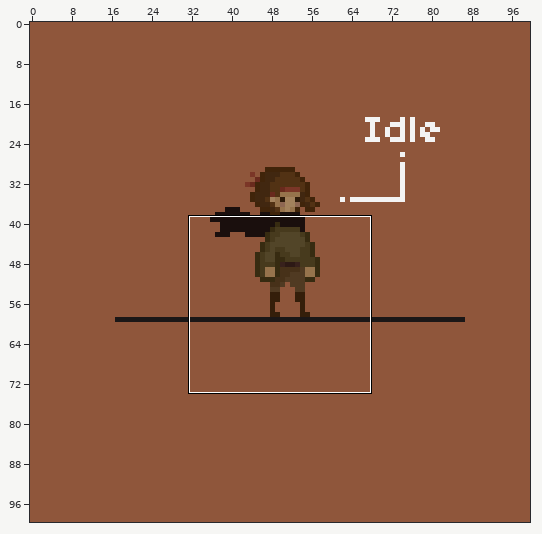
Edited in one commit: pixel-art file (img_01/animations/MC/New_OC_Idle.aseprite). Above: a wide view before the commit, with the close-up outlined.
Close-up. Before:
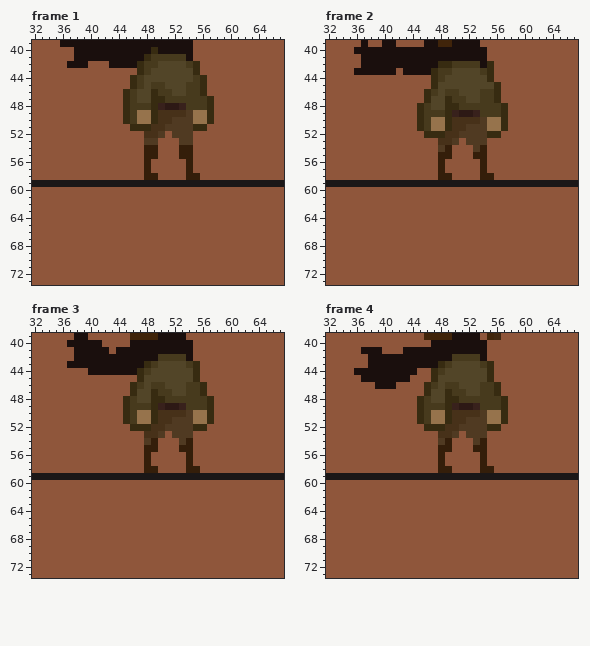
100x100 pixels, 7 frames. Shown: frame 1: x 32..67, y 39..73; frame 2: x 32..67, y 39..73; frame 3: x 32..67, y 39..73; frame 4: x 32..67, y 39..73. The commit also changed other frames or places, which this record leaves out.
New version:
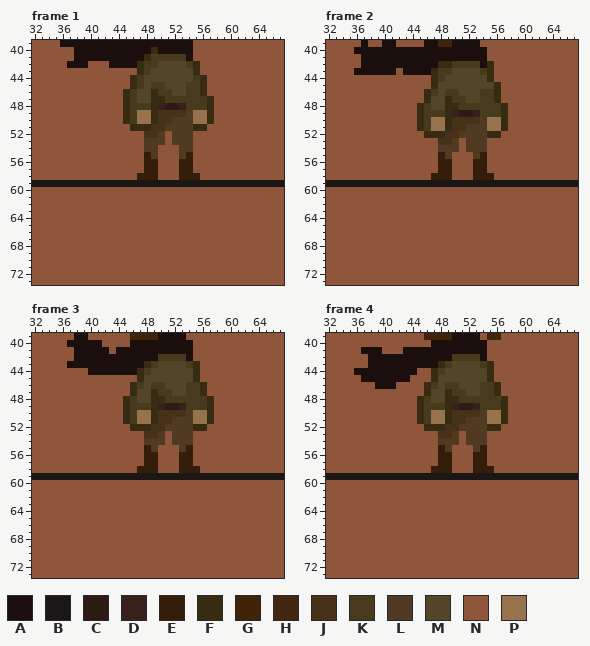
Palette (. is transparent): A #1a0f0d  B #1b1717  C #2d1915  D #38211c  E #341e0a  F #372b11  G #40240a  H #412710  J #473119  K #473a1d  L #503a22  M #524528  N #8f563b  P #96734c
Diff:
--- frame 1, layer "Layer 2"
@@ x 45..56 @@
 52 NNNJJLNLLLNN
-53 NNNLLNNNLLNN
-54 NNNEENNNEENN
-55 NNNEENNNEENN
-56 NNNENNNNNENN
-57 NNNENNNNNENN
-58 NNNEENNNNEEN
+53 NNNLLLNLLLNN
+54 NNNLLNNNLLNN
+55 NNNELNNNLENN
+56 NNNEENNNEENN
+57 NNNEENNNEENN
+58 NNEEENNNEEEN
 59 BBBBBBBBBBBB
--- frame 2, layer "Layer 2"
@@ x 45..56 @@
 53 NNNJJLNLLLNN
-54 NNNLENNNLENN
-55 NNNEENNNEENN
-56 NNNENNNNNENN
-57 NNNENNNNNENN
-58 NNNEENNNNEEN
+54 NNNLLLNLLLNN
+55 NNNELNNNLENN
+56 NNNEENNNEENN
+57 NNNEENNNEENN
+58 NNEEENNNEEEN
 59 BBBBBBBBBBBB
--- frame 3, layer "Layer 2": the same change as frame 2
--- frame 4, layer "Layer 2": the same change as frame 2
Where, in picture pixels (left, top, right, bottom), the same in both close-ups:
changed: (137, 138, 193, 180)
changed: (431, 145, 487, 180)
changed: (137, 438, 193, 473)
changed: (431, 438, 487, 473)
